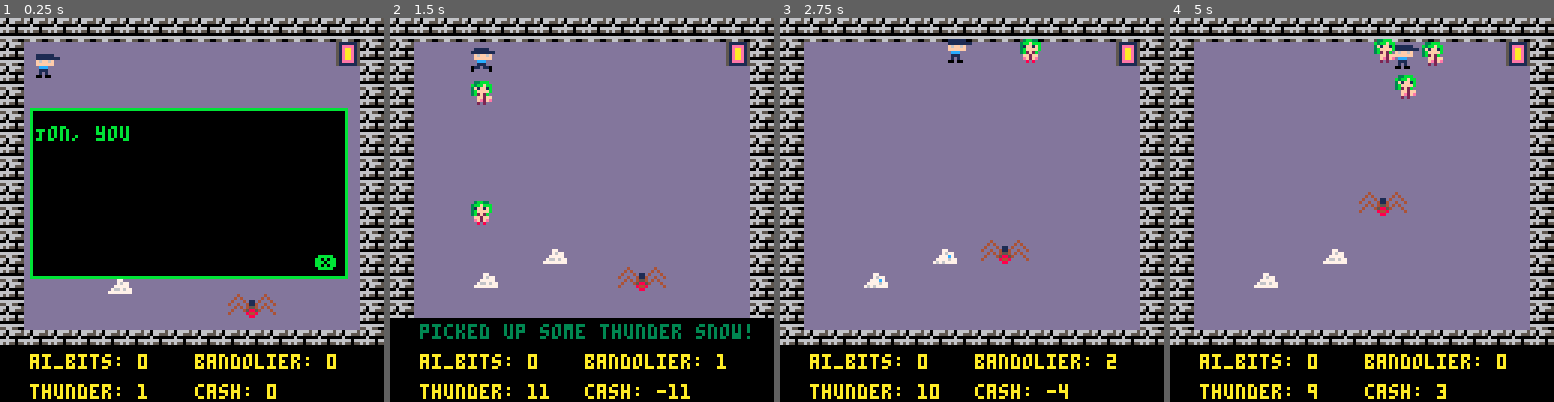
Above: before the commit, frames 1-4 (left to right).
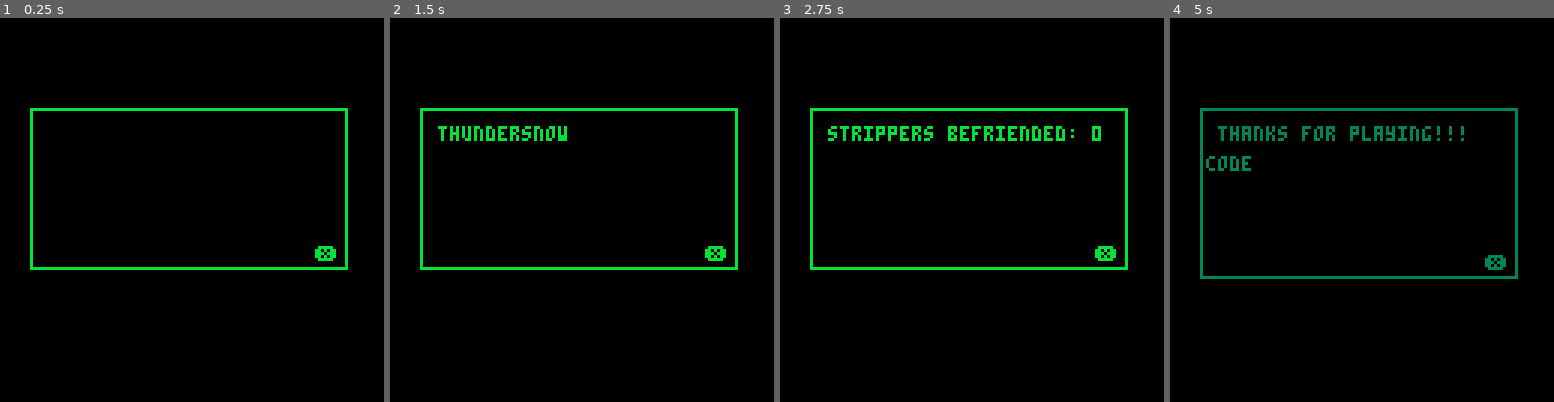
Above: after the commit, the same moments.

Repository: dfirebaugh/j46k
Game: PICO-8 cartridge j46k.p8
Two runs of this game, one before a commit and one after it. Both use one fixed random seed, a clock stepped at 60 frames per second and the inputs below.
Inputs:
- Up to frame 1 (0.25 s): no input
- Up to frame 2 (1.5 s): tap X (X key) at 0.33, 1.07 s; tap O (Z key) at 0.7 s
- Up to frame 3 (2.75 s): hold Right 1.6-2.1 s; tap O (Z key) at 1.7, 2.1, 2.5 s; tap X (X key) at 1.85 s; hold Up 2.15-2.42 s; hold Right from 2.47 s (still down)
- Up to frame 4 (5 s): tap O (Z key) every 0.4 s from 2.9 to 4.9 s; tap X (X key) at 2.97, 4.08 s; release Right at 3.03 s; hold Left 3.08-3.58 s; hold Down 3.63-3.97 s; hold Right 4.02-4.68 s; hold Up from 4.73 s (still down)

The runs differ from the first frame. In frame 1, 46% of the frame differs, in the area x 0-100%, y 0-100%; in frame 2, 77%; in frame 3, 81%; in frame 4, 81%.

Commit message:
- adding a win condition - adding a boss fight (no boss yet, just mobs) - adding game_over screen - adding game_over music - moving where some windows are being made - adding some stats

Diff:
--- a/j46k.p8
+++ b/j46k.p8
@@ -7,11 +7,7 @@
 --[[const]] debug = 0
 
 --[[const]] jonny_cash_enabled = 0
-
--- additional_direction_tries_max is used in map generation
---   it represents how many attempts to make whilst
---   moving toward center
---[[const]] additional_direction_tries_max = 10
+--[[const]] spidys_to_beat_boss = 50
 
 --[[const]] mapsize = 48
 --[[const]] startx = 1
@@ -44,7 +40,7 @@
 --[[const]] trs80_id = 5
 
 -- how many aibits till we can get to the boss
---[[const]] ai_bits_til_boss = 10
+--[[const]] ai_bits_til_boss = 20
 
 --[[const]] lady_attack_modifier = 20
 --[[const]] launch_speed = 1.8
@@ -90,13 +86,17 @@
 --[[const]] play_open_level = 3
 --[[const]] setup_trs80_level = 4
 --[[const]] play_trs80_level = 5
+--[[const]] setup_boss_fight = 6
+--[[const]] play_boss_fight = 7
+--[[const]] setup_game_over = 8
+--[[const]] game_over_state = 9
 
 -- game state:
-game_state = setup_intro_level
+game_state = setup_game_over
 
 music(0)
---[[const]] cam_x = 0
---[[const]] cam_y = 0
+cam_x = 0
+cam_y = 0
 
 last = 0
 msg_color = 1
@@ -134,13 +134,6 @@
 function advance_game_state()
   reset_colors()
   delete_all_actors()
-  if (game_state == play_intro_level) then
-    explain_aibits = make_window()
-    explain_aibits.message = "collect aibits to power your super computer"
-
-    explain_tsnow = make_window()
-    explain_tsnow.message = "collect thundersnow to boost your attack power"
-  end
   game_state += 1
   log("update state -- game_state: "..game_state)
 end
@@ -148,6 +141,7 @@
 player_initialized = 0
 
 function _update()
+-- deal with all windows before moving on with the game
   if #windows > 0 then
     handle_window(windows[1])
     return
@@ -161,6 +155,11 @@
   elseif (game_state == play_intro_level) then
     if(jon.x > 13 and jon.y < 3) then
       advance_game_state()
+      explain_aibits = make_window()
+      explain_aibits.message = "collect aibits to power your super computer"
+
+      explain_tsnow = make_window()
+      explain_tsnow.message = "collect thundersnow to boost your attack power and speed!"
     end
     standard_update()
   elseif (game_state == setup_open_level) then
@@ -178,6 +177,16 @@
     end
   elseif (game_state == play_trs80_level) then
     standard_update()
+  elseif (game_state == setup_boss_fight) then
+    advance_game_state()
+    init_boss_fight()
+  elseif (game_state == play_boss_fight) then
+    standard_update()
+    update_boss_fight()
+  elseif (game_state == setup_game_over) then
+    advance_game_state()
+    init_game_over()
+  elseif (game_state == game_over_state) then
   end
 end
 
@@ -196,6 +205,19 @@
     camera(cam_x^1.5, cam_y^1.5)
 
     map(0, 0, 0, 0, 128, 128)
+  elseif (game_state == play_boss_fight) then
+    camera(0, 0)
+
+    map(0, 0, 0, 0, 16, 16)
+  elseif (game_state == game_over_state) then
+    print("game over - press start",15,64, msg_color)
+    draw_windows()
+    if (time() % 4 == 0) then
+      message()
+      check_for_message()
+      pal(11, msg_color)
+    end
+    return
   end
 
   -- draw actors
@@ -205,7 +227,6 @@
   camera() -- resets camera postion to static so we can draw game info
   print_debug()
   draw_game_info()
-  -- message("game_state: "..game_state)
   check_for_message()
   draw_windows()
   if(time() - last_hit > .2 and time() - last_pickup > .2) reset_colors()
@@ -228,7 +249,40 @@
   if (jon.aibits >= ai_bits_til_boss) unlock_trs80()
 end
 
+function init_boss_fight()
+  mapsize = 15
+end
+
+function update_boss_fight()
+  if (time() % 2 == 0) insert_actor(spidy_id)
+
+  if (spidys_killed_boss_fight > spidys_to_beat_boss) then
+    advance_game_state()
+  end
+end
+
+function init_game_over()
+    delete_all_actors()
+    music(20)
+    game_over = make_window()
+    spidy_stats = make_window()
+    tsnow_stats = make_window()
+    lady_stats = make_window()
+    cash_stats = make_window()
+    shameless_plug = make_window()
+
+    game_over.message = "        game over."
+    spidy_stats.message = " total spidys killed: "..spidys_killed+spidys_killed_boss_fight
+    cash_stats.message = " cash earned: $"..jon.cash
+    tsnow_stats.message = " thundersnow consumed: "..total_tsnow_collected
+    lady_stats.message = " strippers befriended: "..jon.bandolier
+    shameless_plug.message = " thanks for playing!!!  code can be found here: github.com/  dfirebaugh/j46k"
+end
+
 function init_intro_level()
+  starting_window = make_window()
+  starting_window.message = "Jon, you hate spiders.  Good thing these nice strippers have agreed to help you."
+
   draw_small_room()
   place_lady(5, 5)
   place_lady(5, 10)
@@ -682,6 +736,7 @@
 function deletetrs80()
   delete_actor(trs80_actor)
   music(12)
+  advance_game_state()
 end
 
   if(trs80_actor.actor_id == trs80_id) then
@@ -723,6 +777,7 @@
           100 or (jon.thunder_power + 10)
         jon.cash -= 10
 
+        total_tsnow_collected += 1
         message("picked up some thunder snow!")
       end
 
@@ -753,11 +808,22 @@
       end
 
       if (spidy.health < 0) then
+
+        count_spidy()
+
         local drop_rnd = rnd(100) + 1
 
         if (drop_rnd < 75) then
-          place_aibit(spidy.x, spidy.y)
-          message("spidy dropped an aibit")
+          if (game_state > setup_boss_fight) then
+            place_tsnow(spidy.x, spidy.y)
+            message("spidy dropped a thundersnow")
+          elseif (jon.aibits < ai_bits_til_boss) then
+            place_aibit(spidy.x, spidy.y)
+            message("spidy dropped an aibit")
+          else
+            place_tsnow(spidy.x, spidy.y)
+            message("spidy dropped a thundersnow")
+          end
         elseif (drop_rnd >= 75 and drop_rnd < 85) then
           place_lady(spidy.x, spidy.y)
           message("spidy dropped a stripper")
@@ -978,9 +1044,6 @@
 function init_player()
   if (player_initialized == 1) return
   player_initialized = 1
-
-  starting_window = make_window()
-  starting_window.message = "Jon, you hate spiders.  Good thing these nice ladies have agreed to help you."
 
   -- jon
   jon = {}
@@ -1272,6 +1335,23 @@
   end
 end
 
+-- stats
+
+spidys_killed = 0
+spidys_killed_boss_fight = 0
+total_tsnow_collected = 0
+
+function count_spidy(level)
+  if (game_state > setup_boss_fight) then
+    spidys_killed_boss_fight += 1
+  else
+    spidys_killed += 1
+  end
+end
+
+function count_tsnow()
+  total_tsnow_collected += 1
+end
 
 __gfx__
 111111ddd11111ddd11111dd111111dd000a0a00000808000000000066066665dddddddddddddddd511111150000000000000000000000000000000000000000
Not shown, changed: the music (__music__) section of j46k.p8
Not shown, changed: the sound effects (__sfx__) section of j46k.p8
